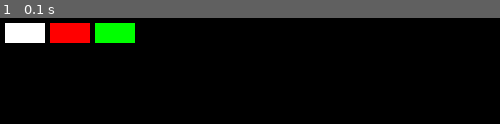
Above: before the commit, frame 1.
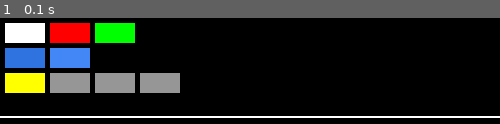
Above: after the commit, the same moment.

Repository: Basstma/PathfindingAlgorithmWithPygame
Game: pygame game, started from visualization.py
The game is run twice, just before and just after one commit, with the same random seed, the same clock (stepped at 60 frames per second) and the same inputs.
Inputs:
- Up to frame 1 (0.1 s): no input

The runs differ from the first frame. In frame 1, 11% of the frame differs, in the area x 0-100%, y 28-95%.

Commit message:
Complete Controll now from Window

Diff:
--- a/Maze.py
+++ b/Maze.py
@@ -72,23 +72,6 @@
     def add_target(self, x, y):
         self.target = Target(x=x, y=y)
         self.maze[y][x] = self.target
-        # if kind == 'standard':
-        #     x = np.random.randint(0, self.size[0])
-        #     y = np.random.randint(0, self.size[1])
-        #
-        #     if np.random.randint(0, 2) == 1:
-        #         x = np.random.choice([0, self.size[0] - 1])
-        #     else:
-        #         y = np.random.choice([0, self.size[1] - 1])
-        # elif kind == 'random':
-        #     x = np.random.randint(0, self.size[0])
-        #     y = np.random.randint(0, self.size[1])
-        # else:
-        #     x = self.size[0] - 1
-        #     y = self.size[1] - 1
-        #
-        # self.maze[y][x] = Target(x=x, y=y)
-        # print("Target added", x, y)
 
     def add_start(self, x, y):
         self.start = Start(x=x, y=y)
--- a/visualization.py
+++ b/visualization.py
@@ -1,3 +1,5 @@
+from typing import Tuple
+
 import pygame as pg
 import time
 
@@ -15,7 +17,6 @@
         self.window_size = (500, 500)
 
         self.navbar_size = (self.window_size[0], 100)
-        print(int(self.window_size[0]/self.scale), int((self.window_size[1]-self.navbar_size[1])/self.scale))
         self.maze = Maze(
             size=(int(self.window_size[0]/self.scale), int((self.window_size[1]-self.navbar_size[1])/self.scale))
         )
@@ -24,7 +25,7 @@
 
         self.running = True
 
-        self.time_steps = [0.00001, 0.0001, 0.001, 0.01, 0.1, 0.5, 1]
+        self.time_steps = [0.00001, 0.0001, 0.001, 0.01, 0.1]
         self.time_pos = 0
 
         self.colors = {
@@ -33,10 +34,14 @@
             "red": (255, 0, 0),
             "green": (0, 255, 0),
             "blue": (0, 0, 255),
+            "blue_depthsearch": (66, 135, 245),
+            "blue_widesearch": (47, 115, 224),
             "yellow": (255, 255, 0),
             "pink": (255, 0, 255),
             "turquoise": (0, 255, 255),
-            "grey_one": (50, 50, 50)}
+            "grey_one": (50, 50, 50),
+            "grey_two": (100, 100, 100),
+            "grey_three": (150, 150, 150)}
 
         self.active_drawing = {
             "mannual": False,
@@ -52,18 +57,25 @@
             Button((5, 5), (40, 20), self.colors["white"], function=self.activate_manual_drawing),  # Button Manual draw
             Button((50, 5), (40, 20), self.colors["red"], function=self.activate_target_drawing),  # Button for Target draw
             Button((95, 5), (40, 20), self.colors["green"], function=self.activate_start_drawing),  # Button for Start draw
+            Button((5, 30), (40, 20), self.colors["blue_widesearch"], function=self.depthsearch),  # Button for widesearch
+            Button((50, 30), (40, 20), self.colors["blue_depthsearch"], function=self.widesearch),  # Button for depthserch
+            Button((5, 55), (40, 20), self.colors["yellow"], function=self.maze.build),  # Button for Build Maze draw
+            Button((50, 55), (40, 20), self.colors["grey_three"], function=self.reset_search),  # Button for remove everything from an search
+            Button((140, 55), (40, 20), self.colors["grey_three"], function=self.reset_expect_wall),  # Button for remove everything excpect walls
+            Button((95, 55), (40, 20), self.colors["grey_three"], function=self.reset),  # Button for reseting
         ]
 
     def build_naviagation(self):
         for button in self.buttons:
             button.draw(self.screen)
 
-        # pg.draw.line(self.screen,
-        #              color=self.colors["white"],
-        #              start_pos=(0, self.navbar_size[1]),
-        #              end_pos=(self.window_size[0], self.navbar_size[1]))
-
-    def check_button_is_clicked(self,click_pos):
+        pg.draw.line(self.screen,
+                     color=self.colors["white"],
+                     start_pos=(0, self.navbar_size[1] - 2),
+                     end_pos=(self.window_size[0], self.navbar_size[1] - 2),
+                     width=2)
+
+    def check_button_is_clicked(self, click_pos):
         for button in self.buttons:
             if button.is_clicked(click_pos):
                 button.action()
@@ -77,7 +89,6 @@
             for j in range(0, self.maze.size[0]):
                 if type(self.maze.maze[i][j]) == Wall:
                     draw_rectangle_maze((j, i), "white")
-
                 elif type(self.maze.maze[i][j]) == Target:
                     draw_rectangle_maze((j, i), "red")
 
@@ -98,28 +109,6 @@
             self.screen.fill(self.colors["black"])
             for event in pg.event.get():
                 if event.type == pg.KEYDOWN:
-                    if event.key == pg.K_s:
-                        print("Build Maze")
-                        self.maze.build()
-                    if event.key == pg.K_d:
-                        print("Depth search started")
-                        d = DepthSearch(self.maze)
-                        d.start()
-                    if event.key == pg.K_w:
-                        print("Wide search started")
-                        w = WideSearch(self.maze)
-                        w.start()
-                    if event.key == pg.K_n:
-                        print("Reseted Maze")
-                        self.maze = Maze(size=self.maze.size)
-                        self.maze.start = None
-                    if event.key == pg.K_r:
-                        print("Start removing every sign except Walls")
-                        for i in range(len(self.maze.maze)):
-                            for j in range(len(self.maze.maze[i])):
-                                if type(self.maze.maze[i][j]) != Wall:
-                                    self.maze.maze[i][j] = None
-                        self.maze.start = None
                     if event.key == pg.K_t:
                         self.change_timedelay()
                 if event.type == pg.MOUSEBUTTONDOWN:
@@ -206,7 +195,7 @@
             self.display()
             pg.display.flip()
 
-    def get_position_in_maze(self, pos: list) -> list:
+    def get_position_in_maze(self, pos: list) -> Tuple:
         pos = (pos[0], pos[1]-self.navbar_size[1])
         x = int((pos[0] - (pos[0] % self.scale)) / self.scale)
         y = int((pos[1] - (pos[1] % self.scale)) / self.scale)
@@ -230,6 +219,34 @@
     def activate_start_drawing(self):
         self.activate_draw("start")
 
+    def depthsearch(self):
+        if self.maze.start:
+            d = DepthSearch(self.maze)
+            d.start()
+
+    def widesearch(self):
+        if self.maze.start:
+            w = WideSearch(self.maze)
+            w.start()
+
+    def reset_search(self):
+        for i in range(len(self.maze.maze)):
+            for j in range(len(self.maze.maze[i])):
+                if type(self.maze.maze[i][j]) == Visited or type(self.maze.maze[i][j]) == Way:
+                    self.maze.maze[i][j] = None
+
+    def reset_expect_wall(self):
+        for i in range(len(self.maze.maze)):
+            for j in range(len(self.maze.maze[i])):
+                if type(self.maze.maze[i][j]) != Wall:
+                    self.maze.maze[i][j] = None
+        self.maze.start = None
+        self.maze.target = None
+
+    def reset(self):
+        self.maze = Maze(size=self.maze.size)
+        self.maze.start = None
+        self.maze.target = None
 
 if __name__ == '__main__':
     v = Visio()
--- a/widesearch.py
+++ b/widesearch.py
@@ -18,7 +18,6 @@
         self.path = None
 
     def clean_neighbours(self, akt_pos, nbs):
-
         re = []
         for n in nbs:
             if not self.maze.maze[akt_pos.y + n[1]][akt_pos.x + n[0]]:
@@ -46,7 +45,6 @@
                     self.posisions[new_name] = Visited(x=neighbour[0], y=neighbour[1])
                     self.way_to_target[new_name] = self.way_to_target[name].copy()
                     self.way_to_target[new_name].append(self.posisions[new_name])
-                #del self.way_to_target[name]
                 del self.posisions[list(self.posisions.keys())[0]]
                 if not list(self.posisions.keys()):
                     break
